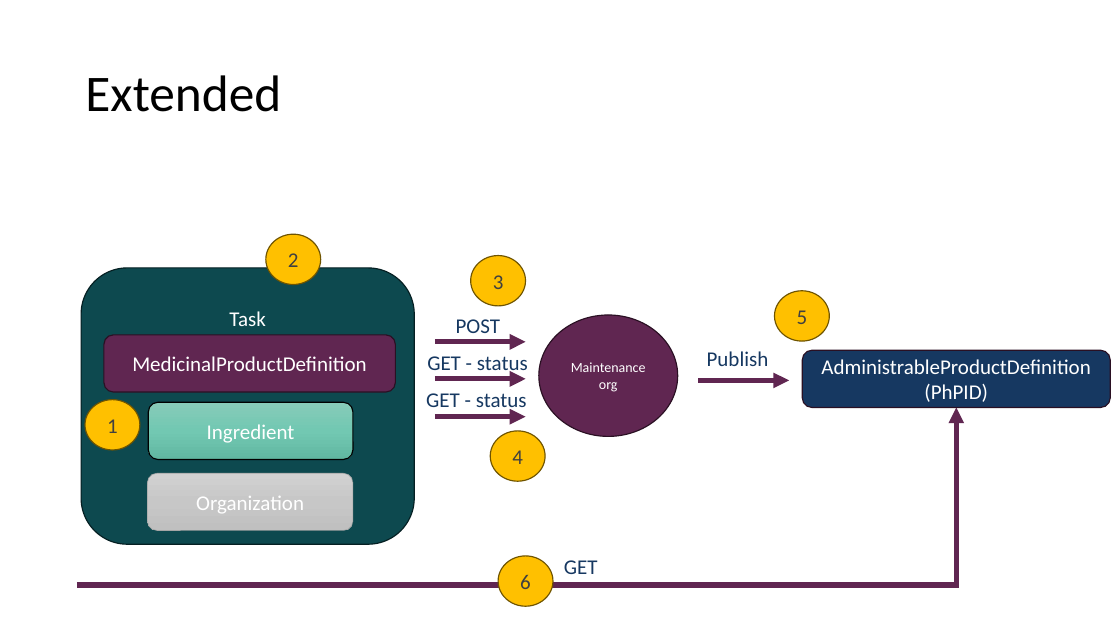
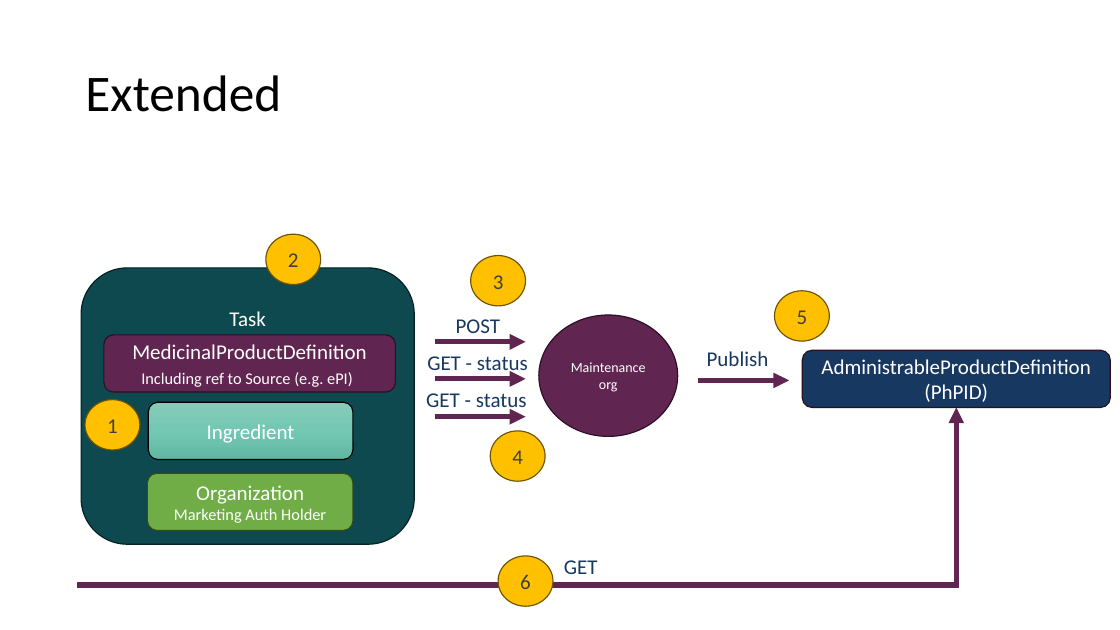
Before and after one commit to Uppsala-Monitoring-Centre/WHO-UMC-IDMP-Service, a slide deck: slide 4 of ImplementationGuideImages.pptx. Drawn at 1120x630 pixels with LibreOffice and Linux fonts; fonts in the diff are those of the drawing. Boxes give left, top, right and bottom in pixels: in the first picture for what was removed or moved away, otherwise in the second. Text is boxed around its words. In the diff, an @@ line names an element or a change of style, - is before the commit and + after.

```diff
--- a/ImplementationGuideImages.pptx
+++ b/ImplementationGuideImages.pptx
@@ text in rounded rectangle at (141,372,353,387): paragraph added @@
+Including ref to Source (e.g. ePI)
@@ rounded rectangle "Organization" at (147,473,353,530): fill gradient #D2D2D2 to #C8C8C8 to #C0C0C0 to #70AD47; outline #A5A5A5 0.5 pt to #314C1F 1 pt @@
@@ text in rounded rectangle at (174,508,326,523): paragraph added @@
+Marketing Auth Holder
```
Also in this commit, not shown: 1 other slide changed, 1 slide added, 1 other file.
